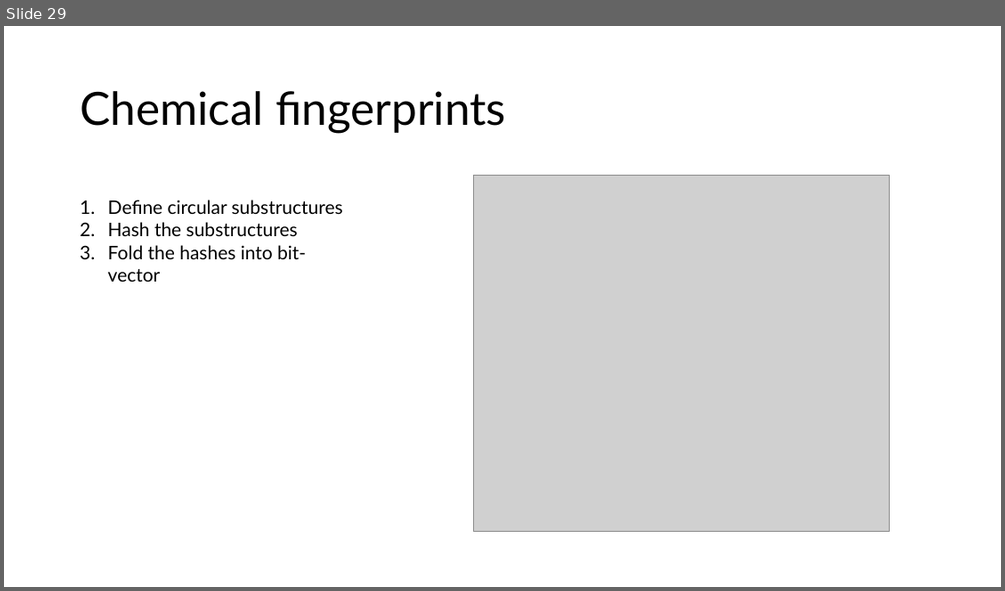
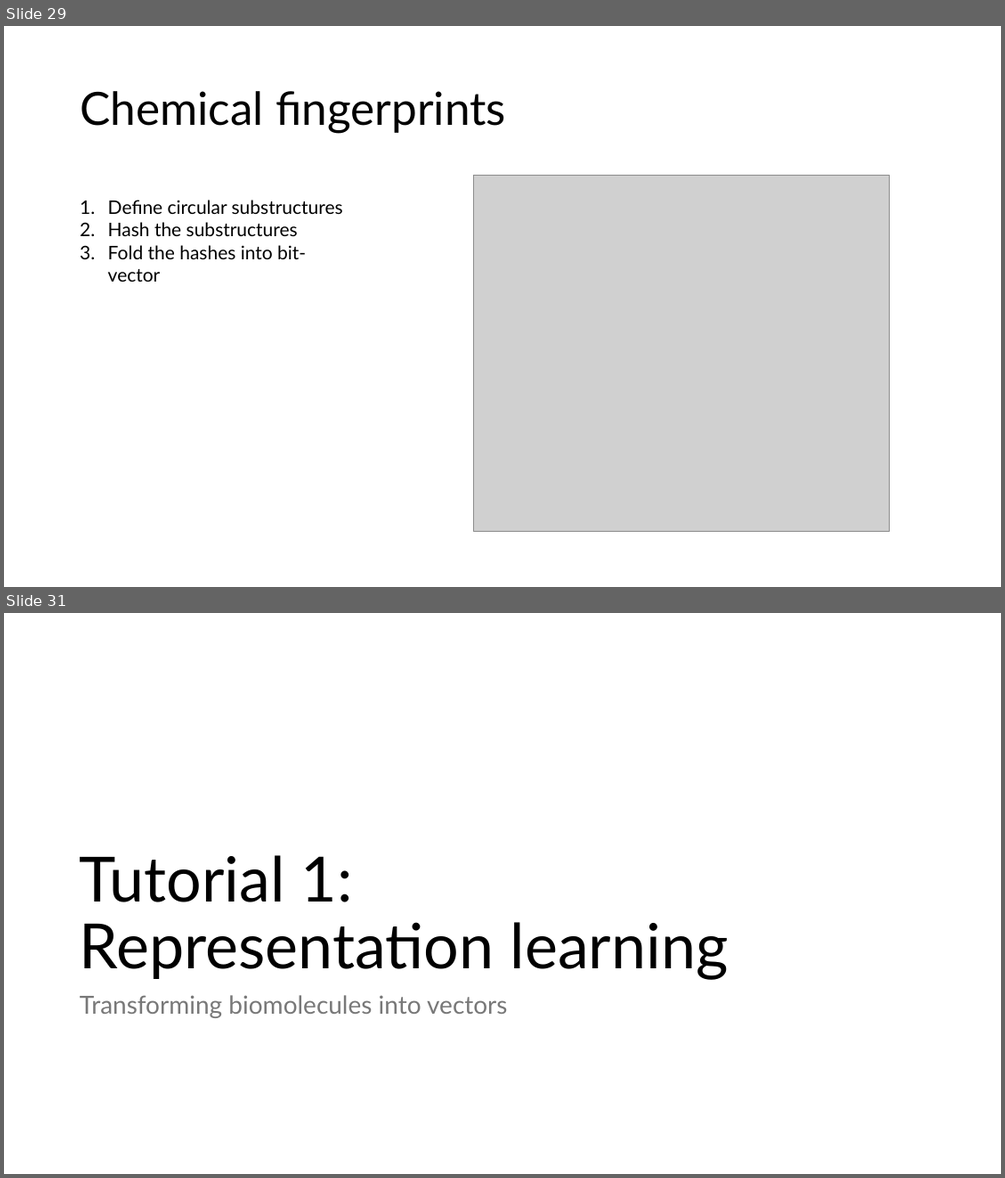
Before and after one commit to RaulFD-creator/ucd-teaching, a slide deck: Lectures/UCD-MScAI-Lecture-1.pptx. Shown one above the other, each under a label of ours: slide 29 before the commit, slides 29 and 31 after it; the slides between them are not shown. The pictures are 1005x591 and 1005x1178 pixels, drawn with LibreOffice and Linux fonts; fonts in the diff are those of the drawing; grey boxes stand for pictures. Boxes give left, top, right and bottom in pixels: in the first picture for what was removed or moved away, otherwise in the second. Text is boxed around its words. In the diff, an @@ line names an element or a change of style, - is before the commit and + after.

```diff
--- a/Lectures/UCD-MScAI-Lecture-1.pptx
+++ b/Lectures/UCD-MScAI-Lecture-1.pptx
@@ slide 31 added at (x1=4, y1=613, x2=1001, y2=1174), background #FFFFFF @@
@@ title added at (x1=80, y1=855, x2=728, y2=980), 60 pt, text #000000 @@
+Tutorial 1:
+Representation learning
@@ text added at (x1=80, y1=995, x2=507, y2=1018), 24 pt, text #797979 @@
+Transforming biomolecules into vectors
```
Also in this commit, not shown: 2 slides changed, 2 other slides added, 2 other files.
